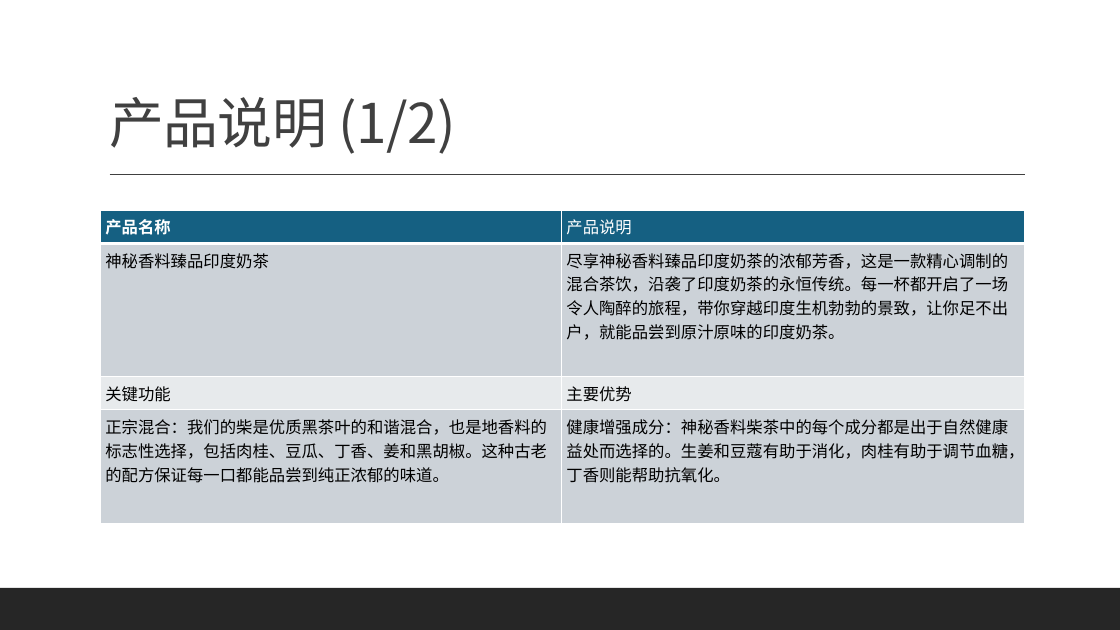
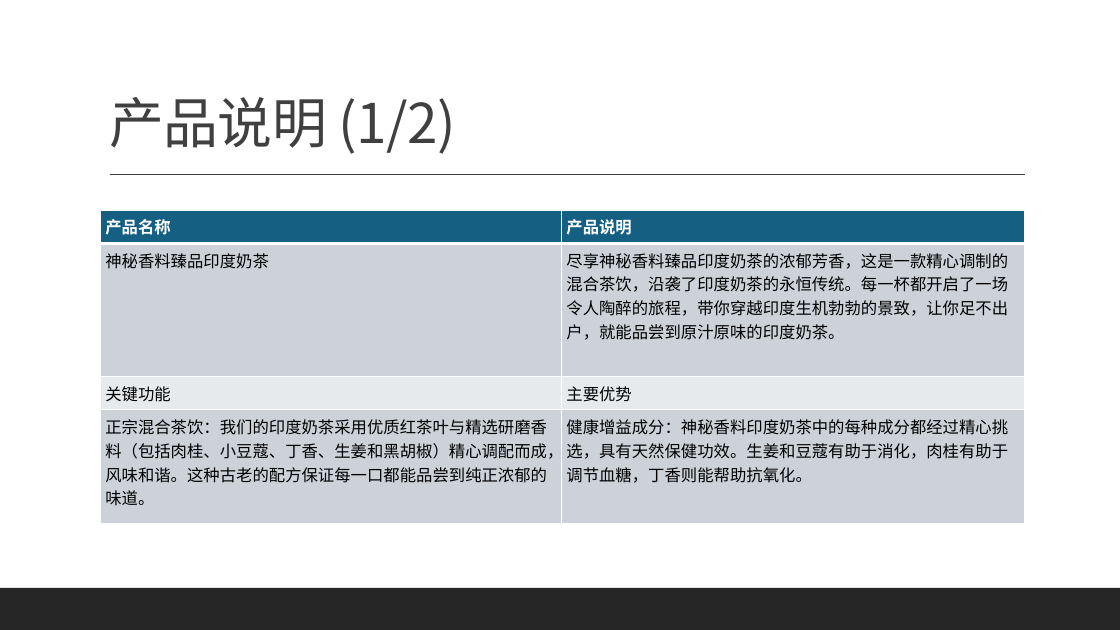
Before and after one commit to MicrosoftLearning/MS-4004-Empower-workforce-copilot-use-cases.zh-cn, a slide deck: slide 5 of ResourceFiles/Mystic Spice Premium Chai Market Analysis Presentation.pptx. Drawn at 1120x630 pixels with LibreOffice and Linux fonts; fonts in the diff are those of the drawing. Boxes give left, top, right and bottom in pixels: in the first picture for what was removed or moved away, otherwise in the second. Text is boxed around its words. In the diff, an @@ line names an element or a change of style, - is before the commit and + after.

```diff
--- a/ResourceFiles/Mystic Spice Premium Chai Market Analysis Presentation.pptx
+++ b/ResourceFiles/Mystic Spice Premium Chai Market Analysis Presentation.pptx
@@ table at (x1=101, y1=210, x2=1025, y2=523) @@
-row 4, column 1: 正宗混合：我们的柴是优质黑茶叶的和谐混合，也是地香料的标志性选择，包括肉桂、豆瓜、丁香、姜和黑胡椒。这种古老的配方保证每一口都能品尝到纯正浓郁的味道。
+row 4, column 1: 正宗混合茶饮：我们的印度奶茶采用优质红茶叶与精选研磨香料（包括肉桂、小豆蔻、丁香、生姜和黑胡椒）精心调配而成，风味和谐。这种古老的配方保证每一口都能品尝到纯正浓郁的味道。
-row 4, column 2: 健康增强成分：神秘香料柴茶中的每个成分都是出于自然健康益处而选择的。生姜和豆蔻有助于消化，肉桂有助于调节血糖，丁香则能帮助抗氧化。
+row 4, column 2: 健康增益成分：神秘香料印度奶茶中的每种成分都经过精心挑选，具有天然保健功效。生姜和豆蔻有助于消化，肉桂有助于调节血糖，丁香则能帮助抗氧化。
@@ bold on in "产品说明" @@
```
Also in this commit, not shown: 5 other slides changed, 30 other files.
